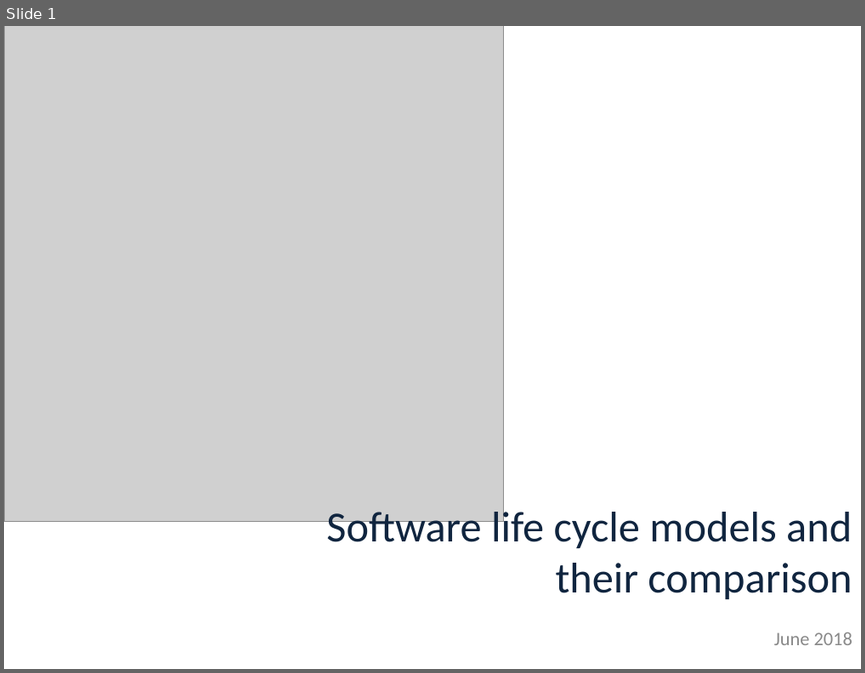
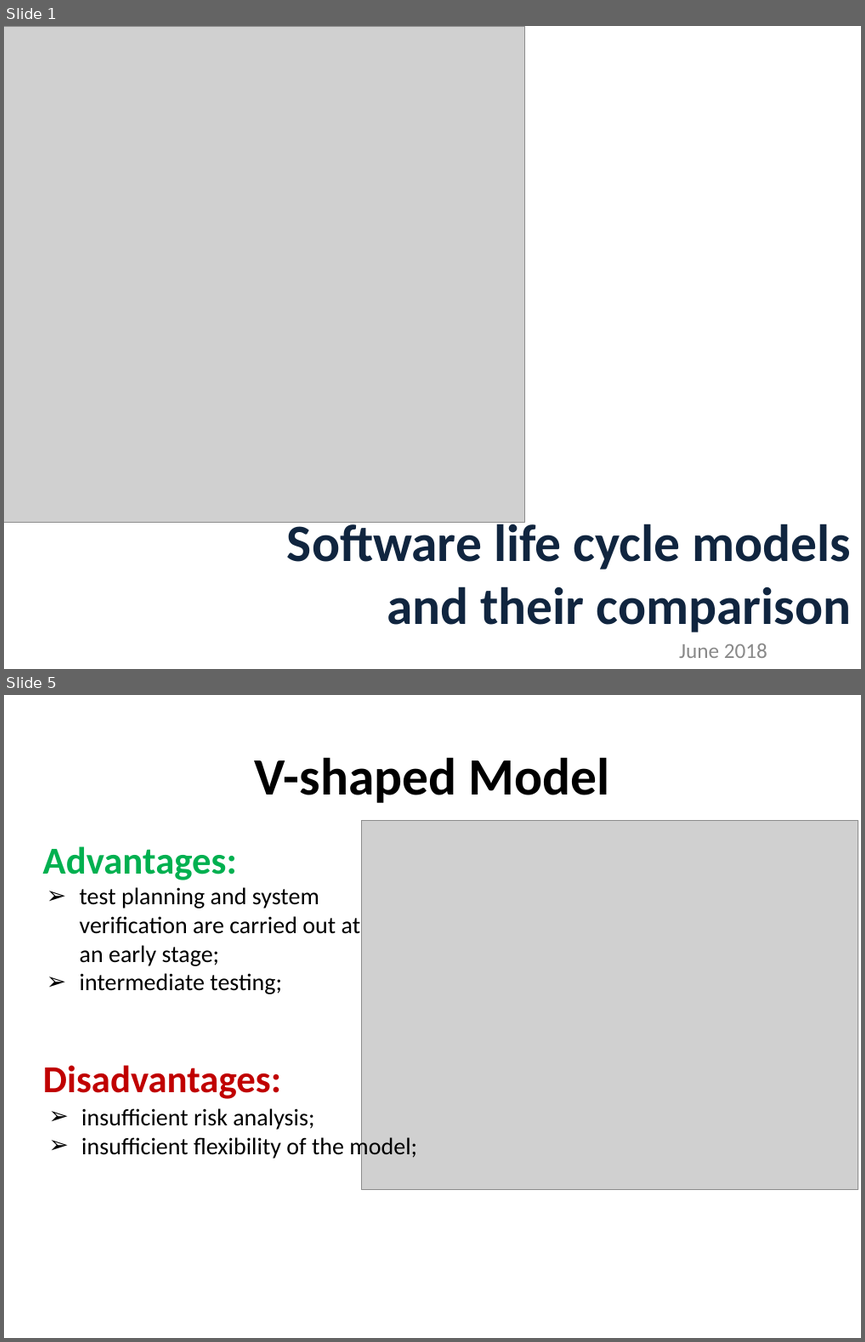
Before and after one commit to Voice77777/QA, a slide deck: 1_lesson/Methodologies_Vladimir_Fedotov.ppt. Shown one above the other, each under a label of ours: slide 1 before the commit, slides 1 and 5 after it; the slides between them are not shown. The pictures are 865x673 and 865x1342 pixels, drawn with LibreOffice and Linux fonts; fonts in the diff are those of the drawing; grey boxes stand for pictures. Boxes give left, top, right and bottom in pixels: in the first picture for what was removed or moved away, otherwise in the second. Text is boxed around its words. In the diff, an @@ line names an element or a change of style, - is before the commit and + after.

```diff
--- a/1_lesson/Methodologies_Vladimir_Fedotov.ppt
+++ b/1_lesson/Methodologies_Vladimir_Fedotov.ppt
@@ slide 5 added at bbox=[4, 695, 861, 1338], background #FFFFFF @@
@@ title added at bbox=[255, 757, 609, 803], 44 pt, text #000000, bold @@
+V-shaped Model
@@ picture added at bbox=[361, 821, 857, 1190] @@
@@ text added at bbox=[43, 846, 237, 880], 32 pt, text #00B050, bold @@
+Advantages:
@@ text added at bbox=[80, 887, 361, 994], 20 pt, text #000000 @@
+➢ test planning and system verification are carried out at an early stage;
+➢ intermediate testing;
@@ text added at bbox=[43, 1065, 281, 1099], 32 pt, text #C00000, bold @@
+Disadvantages:
@@ text added at bbox=[81, 1108, 417, 1159], 20 pt, text #000000 @@
+➢ insufficient risk analysis;
+➢ insufficient flexibility of the model;
@@ slide 1 changed as well @@
@@ picture: place and size @@
-picture at bbox=[4, 26, 504, 522]
+picture at bbox=[4, 27, 524, 522]
@@ title "Software life cycle models and ...": place and size @@
-title "Software life cycle models and ..." at bbox=[326, 505, 851, 599]
+title "Software life cycle models and ..." at bbox=[287, 517, 851, 632]
@@ title "Software life cycle models and ..." at bbox=[287, 517, 851, 632]: size 36 to 44 pt, bold on @@
@@ subtitle "June 2018": place and size @@
-subtitle "June 2018" at bbox=[774, 632, 852, 645]
+subtitle "June 2018" at bbox=[679, 643, 767, 658]
@@ subtitle "June 2018" at bbox=[679, 643, 767, 658]: size 16 to 18 pt; line spacing 1 to 0.8 @@
```
Also in this commit, not shown: 3 other slides changed, 6 other slides added, 3 slides removed, 1 other file.
